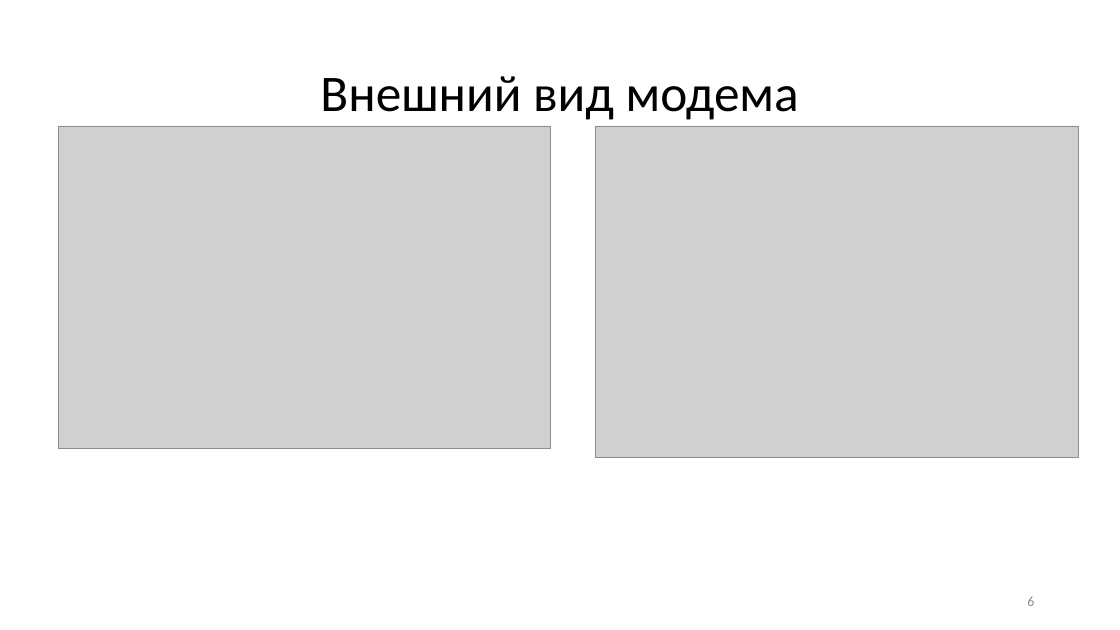
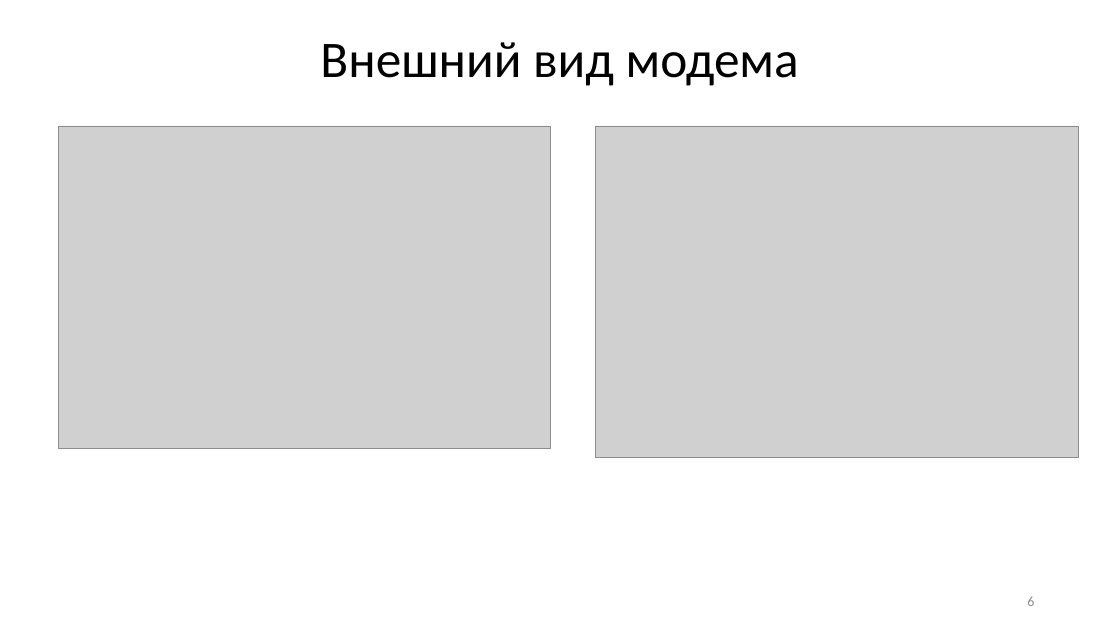
Before and after one commit to wei-blip/diploma, a slide deck: slide 6 of предзащита.pptx. Drawn at 1120x630 pixels with LibreOffice and Linux fonts; fonts in the diff are those of the drawing; grey boxes stand for pictures. Boxes give left, top, right and bottom in pixels: in the first picture for what was removed or moved away, otherwise in the second. Text is boxed around its words. In the diff, an @@ line names an element or a change of style, - is before the commit and + after.

```diff
--- a/предзащита.pptx
+++ b/предзащита.pptx
@@ title "Внешний вид модема": place and size @@
-title "Внешний вид модема" at bbox=[320, 76, 799, 120]
+title "Внешний вид модема" at bbox=[320, 42, 799, 86]
```
Also in this commit, not shown: 6 other slides changed, 1 slide added, 10 other files.
